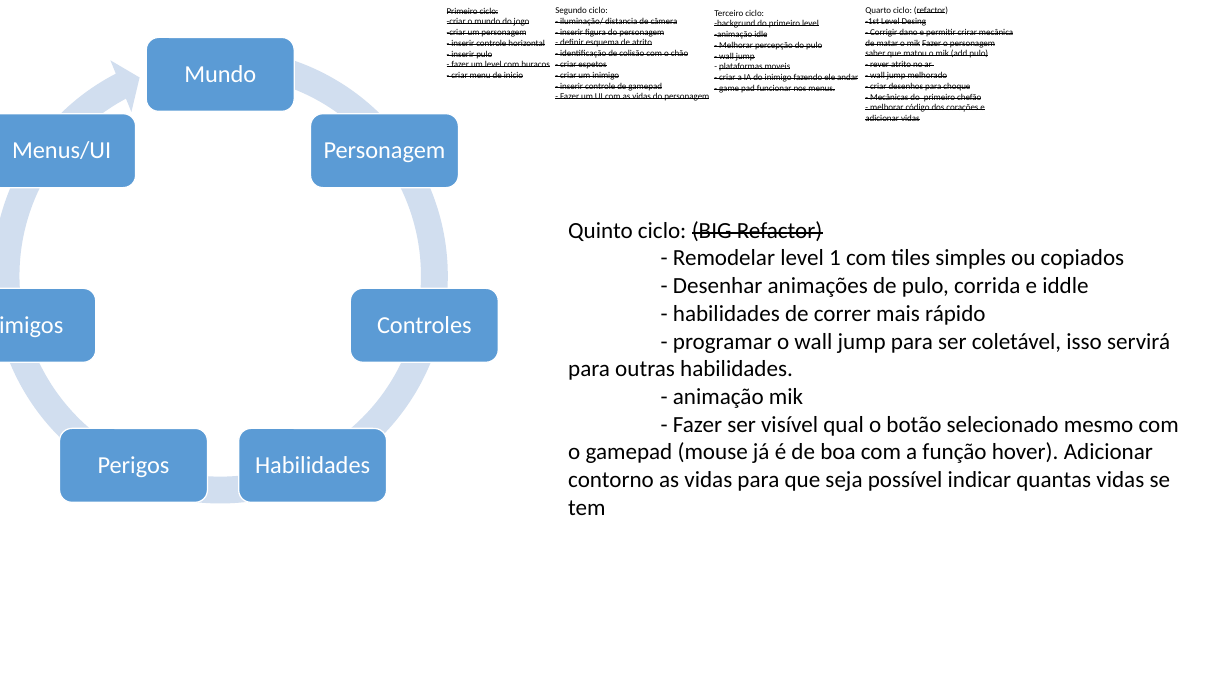
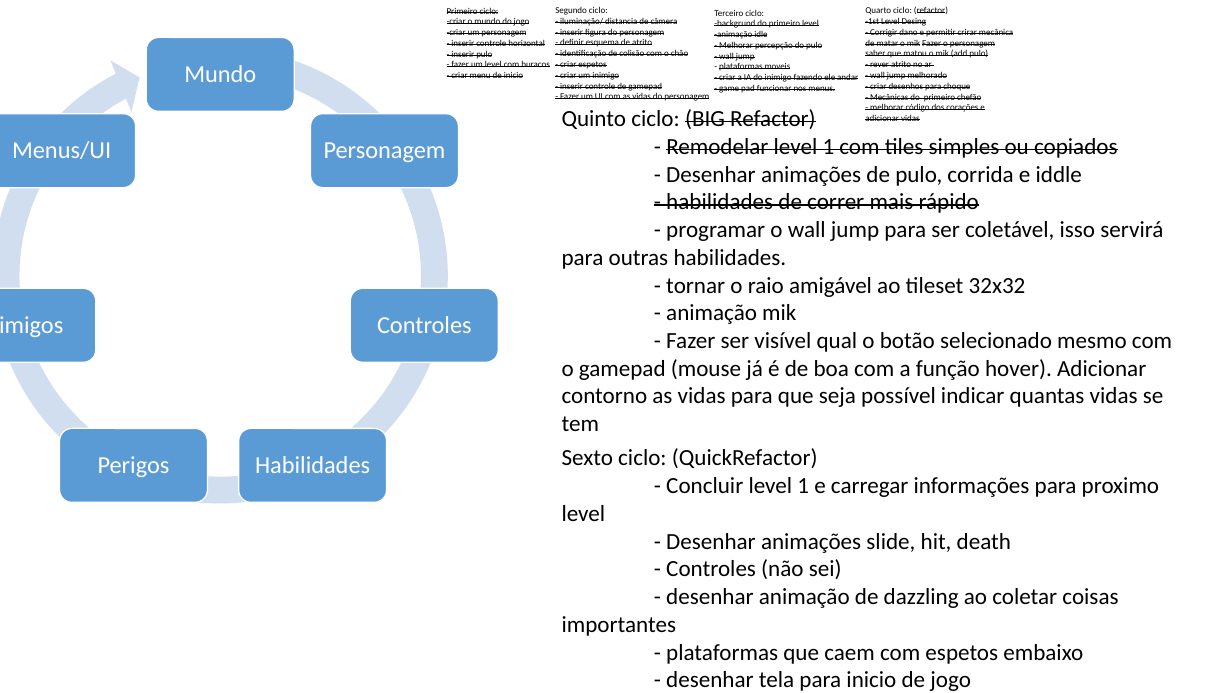
Before and after one commit to radfek/MilhoMen, a slide deck: slide 1 of Project Data/Ciclo de trabalho.pptx. Drawn at 1232x693 pixels with LibreOffice and Linux fonts; fonts in the diff are those of the drawing. Boxes give left, top, right and bottom in pixels: in the first picture for what was removed or moved away, otherwise in the second. Text is boxed around its words. In the diff, an @@ line names an element or a change of style, - is before the commit and + after.

```diff
--- a/Project Data/Ciclo de trabalho.pptx
+++ b/Project Data/Ciclo de trabalho.pptx
@@ text "Quinto ciclo: (BIG Refactor)": place and size @@
-text "Quinto ciclo: (BIG Refactor)" at <box>568,221,1179,515</box>
+text "Quinto ciclo: (BIG Refactor)" at <box>562,109,1172,431</box>
@@ text at <box>666,138,1118,213</box>: strikethrough on in "Remodelar level 1 com tiles simples ou ...", "- habilidades de correr mais rápido" @@
@@ text at <box>666,277,1026,297</box>: paragraph added @@
+- tornar o raio amigável ao tileset 32x32
@@ text added at <box>562,448,1159,691</box>, 18 pt, text #000000 @@
+Sexto ciclo: (QuickRefactor)
+- Concluir level 1 e carregar informações para proximo level
+- Desenhar animações slide, hit, death
+- Controles (não sei)
+- desenhar animação de dazzling ao coletar coisas importantes
+- plataformas que caem com espetos embaixo
+- desenhar tela para inicio de jogo
```
Also in this commit, not shown: 51 other files.
